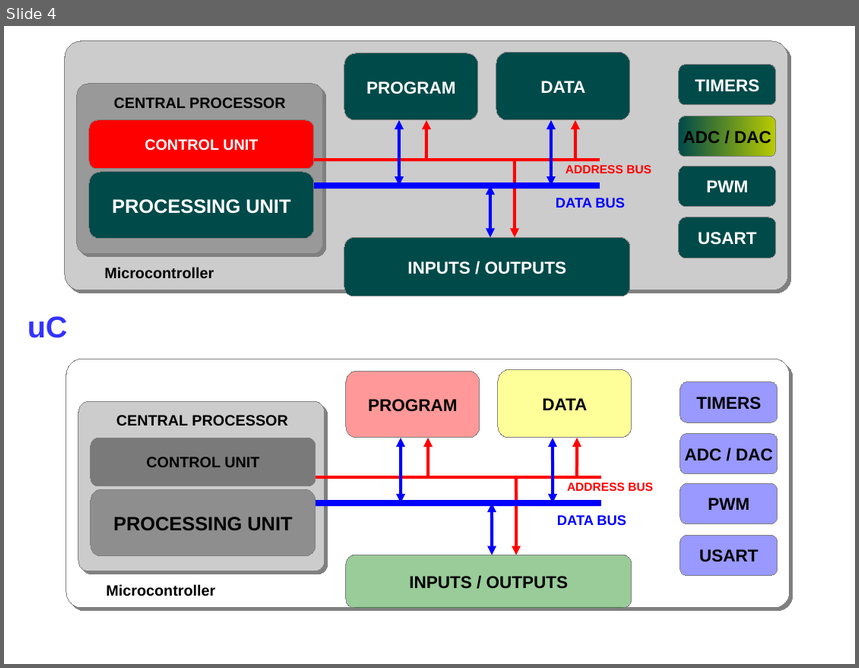
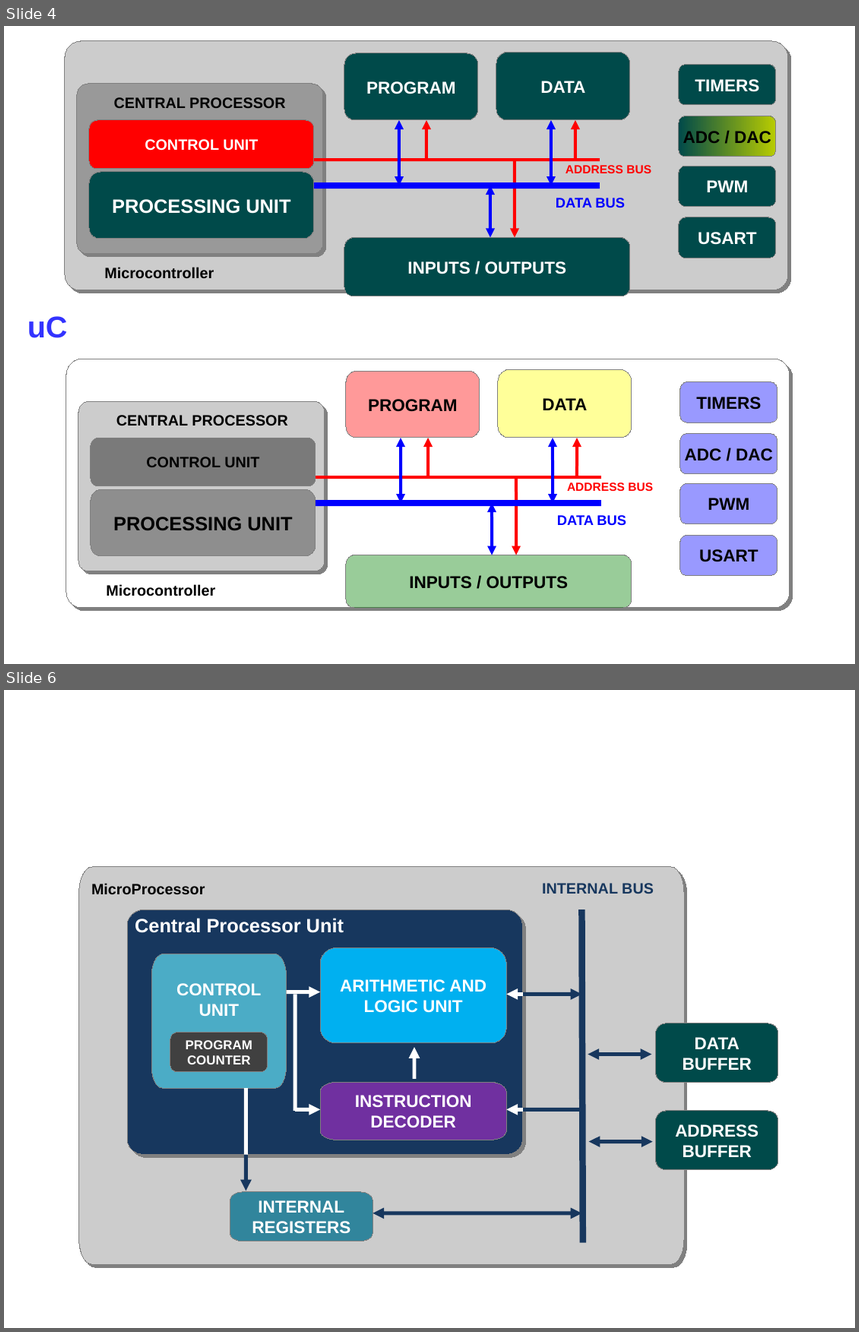
Before and after one commit to IOGS-LEnsE-training/nucleo-basics, a slide deck: figures/Nucleo_basics.pptx. Shown one above the other, each under a label of ours: slide 4 before the commit, slides 4 and 6 after it; the slides between them are not shown. The pictures are 859x668 and 859x1332 pixels, drawn with LibreOffice and Linux fonts; fonts in the diff are those of the drawing. Boxes give left, top, right and bottom in pixels: in the first picture for what was removed or moved away, otherwise in the second. Text is boxed around its words. In the diff, an @@ line names an element or a change of style, - is before the commit and + after.

```diff
--- a/figures/Nucleo_basics.pptx
+++ b/figures/Nucleo_basics.pptx
@@ slide 6 added at [4,690,855,1328], background #FFFFFF @@
@@ freeform shape added at [79,867,684,1265], fill #CCCCCC, outline #808080 0 pt @@
@@ text added at [91,883,205,894], 14 pt, text #000000, bold @@
+MicroProcessor
@@ text added at [542,883,654,894], 14 pt, text #17375E, bold @@
+INTERNAL BUS
@@ freeform shape added at [128,910,523,1156], fill #17375E, outline #808080 0 pt, 18 pt, text #FFFFFF, bold @@
+Central Processor Unit
@@ line added from (583, 1243) to (582, 910), #17375E 6 pt @@
@@ freeform shape added at [151,954,287,1088], fill #4BACC6, outline #808080 0 pt, 16 pt, text #FFFFFF, bold @@
+CONTROL
+UNIT
@@ freeform shape added at [321,948,507,1043], fill #00B0F0, outline #808080 0 pt, 16 pt, text #FFFFFF, bold @@
+ARITHMETIC AND
+LOGIC UNIT
@@ arrow added from (287, 992) to (321, 992), #FFFFFF 3.5 pt @@
@@ line added from (295, 1111) to (295, 994), #FFFFFF 3.5 pt @@
@@ arrow added from (523, 994) to (507, 994), #FFFFFF 3.5 pt @@
@@ arrow added from (523, 994) to (582, 994), #17375E 3.5 pt @@
@@ freeform shape added at [656,1024,778,1082], fill #004A4A, outline #808080 0 pt, 16 pt, text #FFFFFF, bold @@
+DATA
+BUFFER
@@ freeform shape added at [171,1032,268,1072], fill #404040, outline #808080 0 pt, 12 pt, text #FFFFFF, bold @@
+PROGRAM
+COUNTER
@@ arrow added from (415, 1079) to (415, 1048), #FFFFFF 3.5 pt @@
@@ double arrow added from (588, 1055) to (652, 1055), #17375E 3.5 pt @@
@@ line added from (246, 1155) to (246, 1088), #FFFFFF 3.5 pt @@
@@ freeform shape added at [321,1082,507,1141], fill #7030A0, outline #808080 0 pt, 16 pt, text #FFFFFF, bold @@
+INSTRUCTION
+DECODER
@@ arrow added from (295, 1110) to (321, 1110), #FFFFFF 3.5 pt @@
@@ arrow added from (523, 1110) to (507, 1110), #FFFFFF 3.5 pt @@
@@ line added from (523, 1110) to (582, 1110), #17375E 3.5 pt @@
@@ freeform shape added at [656,1111,778,1170], fill #004A4A, outline #808080 0 pt, 16 pt, text #FFFFFF, bold @@
+ADDRESS
+BUFFER
@@ double arrow added from (589, 1142) to (653, 1142), #17375E 3.5 pt @@
@@ arrow added from (246, 1154) to (246, 1192), #17375E 3.5 pt @@
@@ freeform shape added at [230,1192,373,1242], fill #31859C, outline #808080 0 pt, 16 pt, text #FFFFFF, bold @@
+INTERNAL
+REGISTERS
@@ double arrow added from (373, 1214) to (582, 1214), #17375E 3.5 pt @@
```
Also in this commit, not shown: 4 other slides added, 18 other files.
